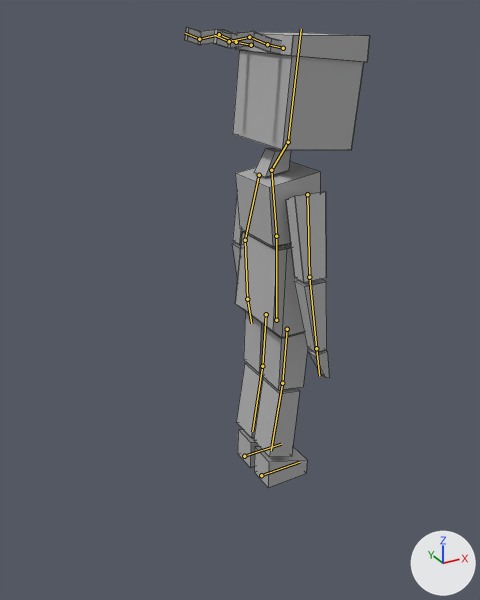
The Blender file 2D Test/Assets/Models/Player.blend: old version first, new version second.
Rendered twice from a 50 mm lens placed at (-7.49, -11.85, 10.69), pointed at (-0.75, 0.39, 4.57). The lights are fixed; the arrows at lower right show +X, +Y and +Z. The bones that bend it are drawn over the model as lines. Mesh edges are drawn as thin lines.

In view in the first picture: 'Ninja_Mesh'.
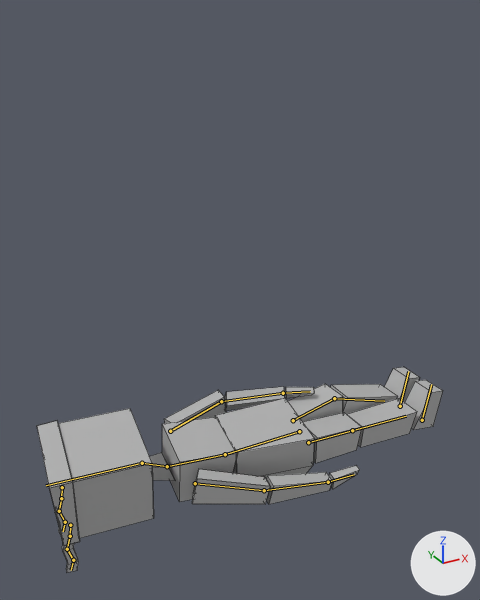
The newer file adds an action. The first version stands in its rest pose; the second is drawn at frame 1 of the action 'Get Up'.

Changed parts and their boxes (x1, y1, x2, y2) in the pictures (480 x 600 px):
'Ninja_Mesh', posed (119% wider, 55% shorter)
    before: (185, 27, 370, 487)
    after: (37, 367, 443, 573)
bone 'Hips', root to tip
    before: (276, 320) to (276, 236)
    after: (299, 431) to (225, 454)
bone 'Chest', root to tip
    before: (276, 236) to (271, 170)
    after: (225, 454) to (167, 466)
bone 'Neck', root to tip
    before: (271, 170) to (288, 142)
    after: (167, 466) to (142, 463)
bone 'Head', root to tip
    before: (288, 142) to (301, 29)
    after: (142, 463) to (46, 485)
bone 'Arm Upper.L', root to tip
    before: (259, 175) to (245, 240)
    after: (170, 431) to (221, 401)
bone 'Arm Lower.L', root to tip
    before: (245, 240) to (247, 299)
    after: (221, 401) to (283, 393)

The edits, one by one:
Bone 'Hips' (bone_hips) moves from (0.0, 0.0, 0.0) to (0.0, -3.37, -0.71).
Bone 'Hips' (bone_hips) turns from (0, 0, 0) to (94, -7, -6) degrees about its own x, y and z.
Bone 'Chest' (bone_chest) turns from (0, 0, 0) to (-12, 0, 0) degrees about its own x, y and z.
Bone 'Neck' (bone_neck) turns from (0, 0, 0) to (20, 0, 0) degrees about its own x, y and z.
Bone 'Head' (bone_head) turns from (0, 0, 0) to (-5, 0, 0) degrees about its own x, y and z.
Bone 'Arm Upper.L' (bone_arm_upper_l) turns from (0, 0, 0) to (-18, -4, -5) degrees about its own x, y and z.
Bone 'Arm Lower.L' (bone_arm_lower_l) turns from (0, 0, 0) to (6, 31, 30) degrees about its own x, y and z.
Bone 'Leg IK.L' (bone_leg_ik_l) moves from (0.0, 0.0, 0.0) to (0.0, -4.35, -0.4).
Bone 'Leg IK.L' (bone_leg_ik_l) turns from (0, 0, 0) to (-81, 0, 0) degrees about its own x, y and z.
Bone 'Leg IK.R' (bone_leg_ik_r) moves from (0.0, 0.0, 0.0) to (0.0, -4.38, -0.39).
Bone 'Leg IK.R' (bone_leg_ik_r) turns from (0, 0, 0) to (-81, 0, 0) degrees about its own x, y and z.
